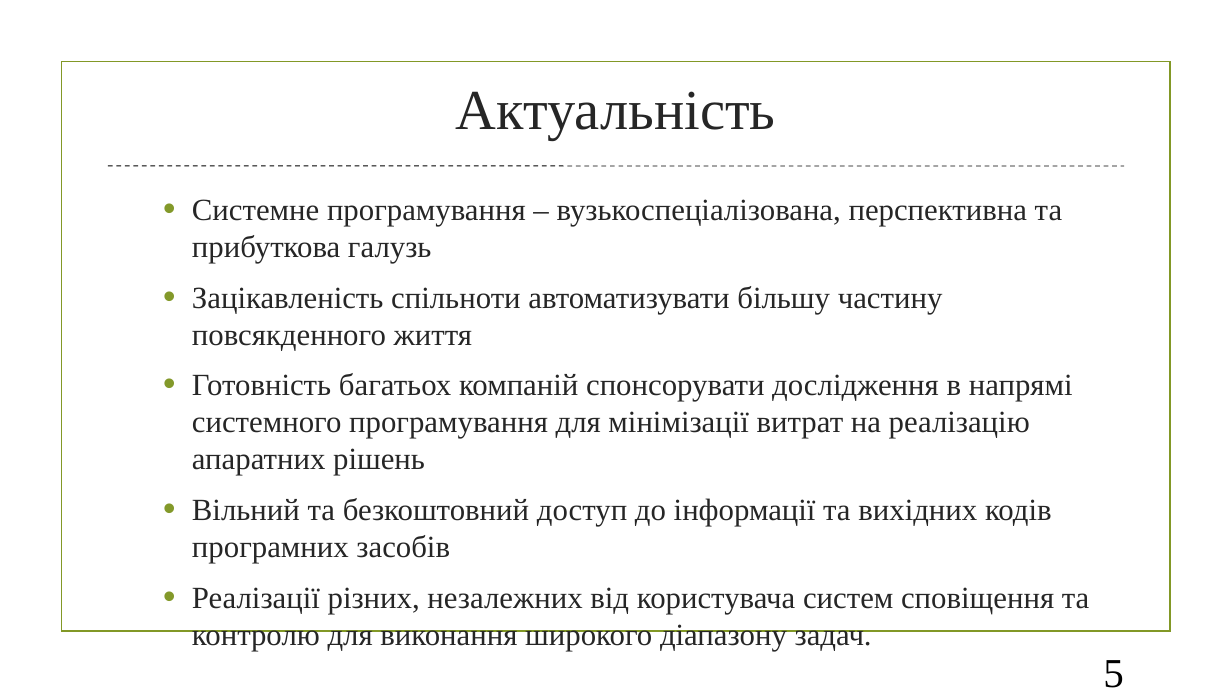
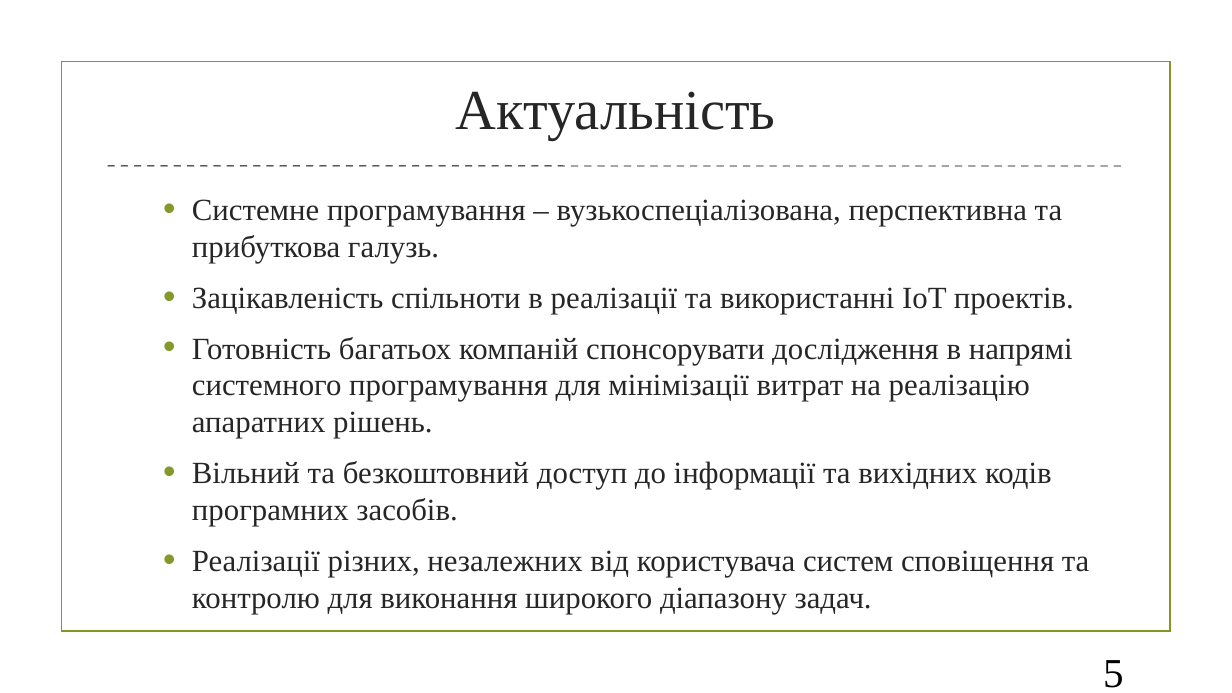
Before and after one commit to MykytaOpanyuk/AgrarInformer_diploma, a slide deck: slide 5 of presentation/Presentation_final_diploma.pptx. Drawn at 1232x693 pixels with LibreOffice and Linux fonts; fonts in the diff are those of the drawing; background and template pictures are left out. Boxes give left, top, right and bottom in pixels: in the first picture for what was removed or moved away, otherwise in the second. Text is boxed around its words. In the diff, an @@ line names an element or a change of style, - is before the commit and + after.

```diff
--- a/presentation/Presentation_final_diploma.pptx
+++ b/presentation/Presentation_final_diploma.pptx
@@ text at [192,199,1074,526]: text changed @@
-  • Системне програмування – вузькоспеціалізована, перспективна та прибуткова галузь
-  • Зацікавленість спільноти автоматизувати більшу частину повсякденного життя
-  • Готовність багатьох компаній спонсорувати дослідження в напрямі системного програмування для мінімізації витрат на реалізацію апаратних рішень
-  • Вільний та безкоштовний доступ до інформації та вихідних кодів програмних засобів
+  • Системне програмування – вузькоспеціалізована, перспективна та прибуткова галузь.
+  • Зацікавленість спільноти в реалізації та використанні IoT проектів.
+  • Готовність багатьох компаній спонсорувати дослідження в напрямі системного програмування для мінімізації витрат на реалізацію апаратних рішень.
+  • Вільний та безкоштовний доступ до інформації та вихідних кодів програмних засобів.
```
Also in this commit, not shown: 10 other slides changed, 2 slides added, 2 slides removed, 6 other files.
